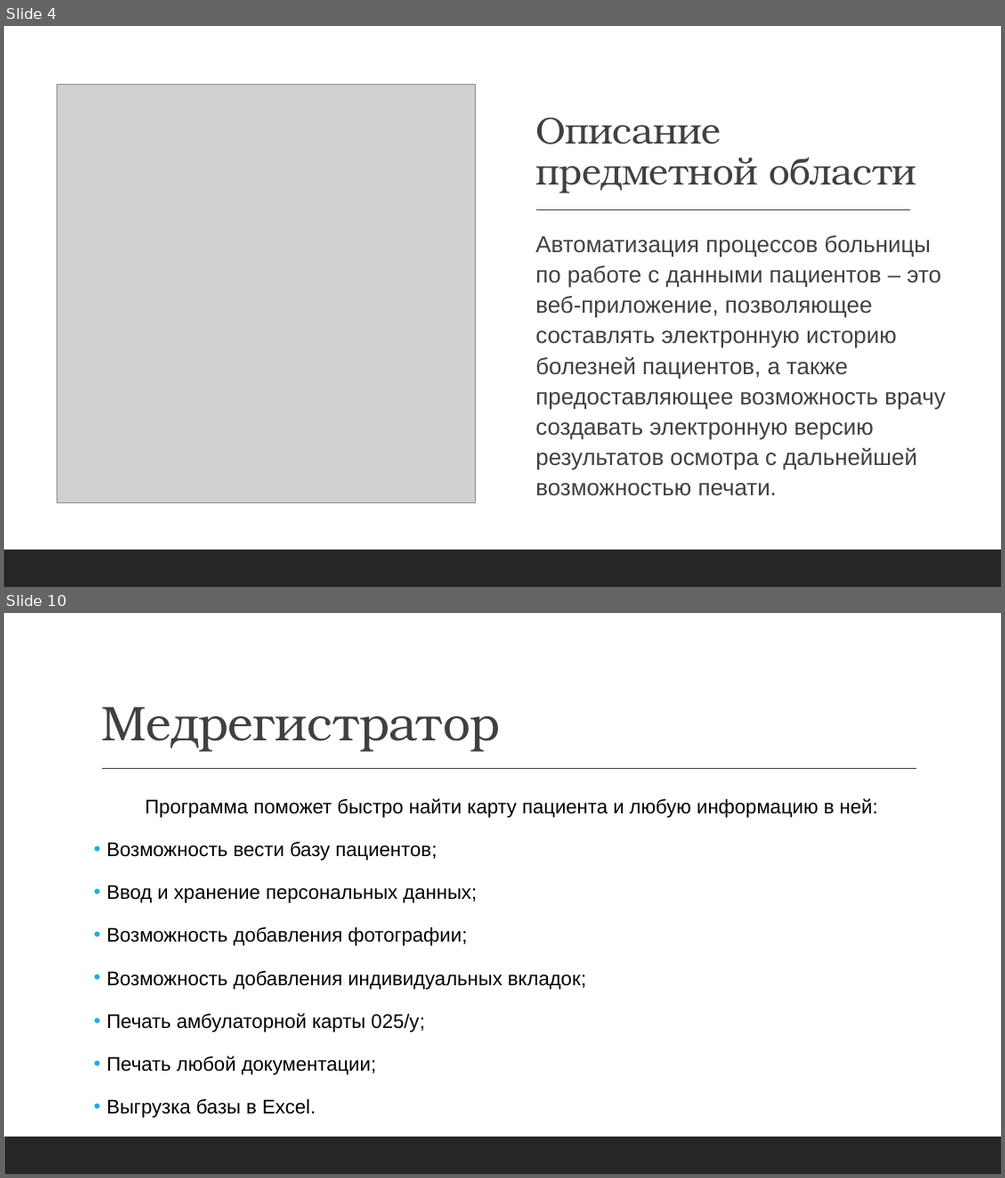
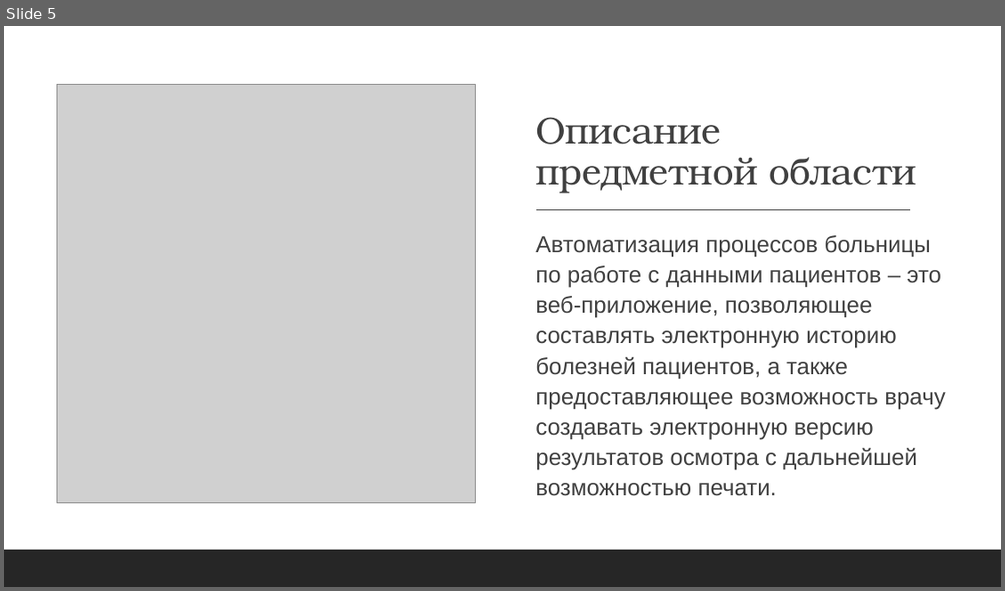
Before and after one commit to thewyolar/esap, a slide deck: Karabanov-Bulanov.pptx. Shown one above the other, each under a label of ours: slides 4 and 10 before the commit, slide 5 after it; the slides between them are not shown. The pictures are 1005x1178 and 1005x591 pixels, drawn with LibreOffice and Linux fonts; fonts in the diff are those of the drawing; grey boxes stand for pictures. Boxes give left, top, right and bottom in pixels: in the first picture for what was removed or moved away, otherwise in the second. Text is boxed around its words. In the diff, an @@ line names an element or a change of style, - is before the commit and + after.

```diff
--- a/Karabanov-Bulanov.pptx
+++ b/Karabanov-Bulanov.pptx
@@ slide 10 removed at box(4, 613, 1001, 1174), background #FFFFFF @@
@@ title removed at box(101, 706, 500, 752) @@
-Медрегистратор
@@ line removed from (102, 769) to (917, 769) @@
@@ text removed at box(106, 798, 878, 1118) @@
-  Программа поможет быстро найти карту пациента и любую информацию в ней:
-• Возможность вести базу пациентов;
-• Ввод и хранение персональных данных;
-• Возможность добавления фотографии;
-• Возможность добавления индивидуальных вкладок;
-• Печать амбулаторной карты 025/у;
-• Печать любой документации;
-• Выгрузка базы в Excel.
@@ rectangle removed at box(4, 1136, 1001, 1174) @@
@@ what was slide 4 is now slide 5 @@
```
Also in this commit, not shown: 5 slides changed, 5 slides added, 4 other slides removed.
